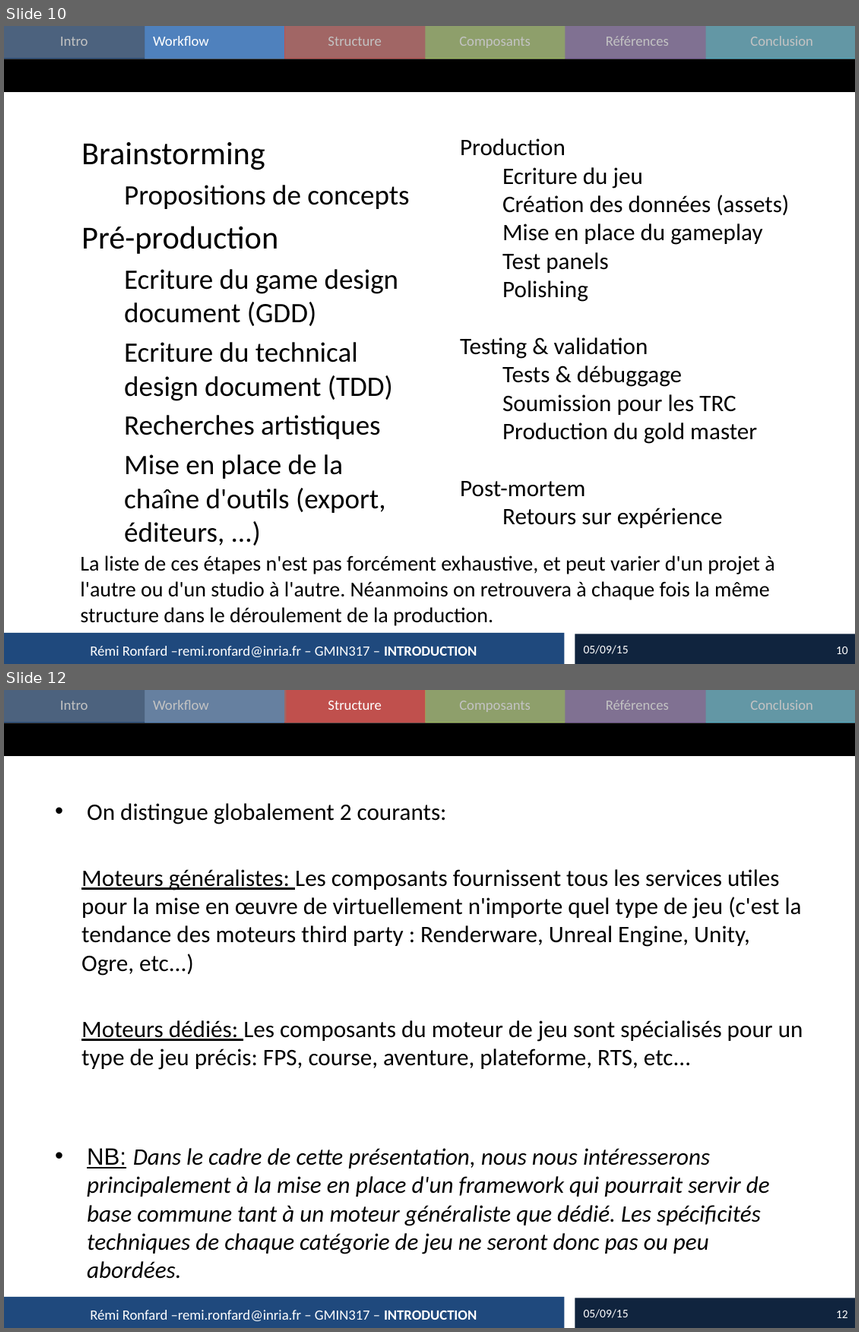
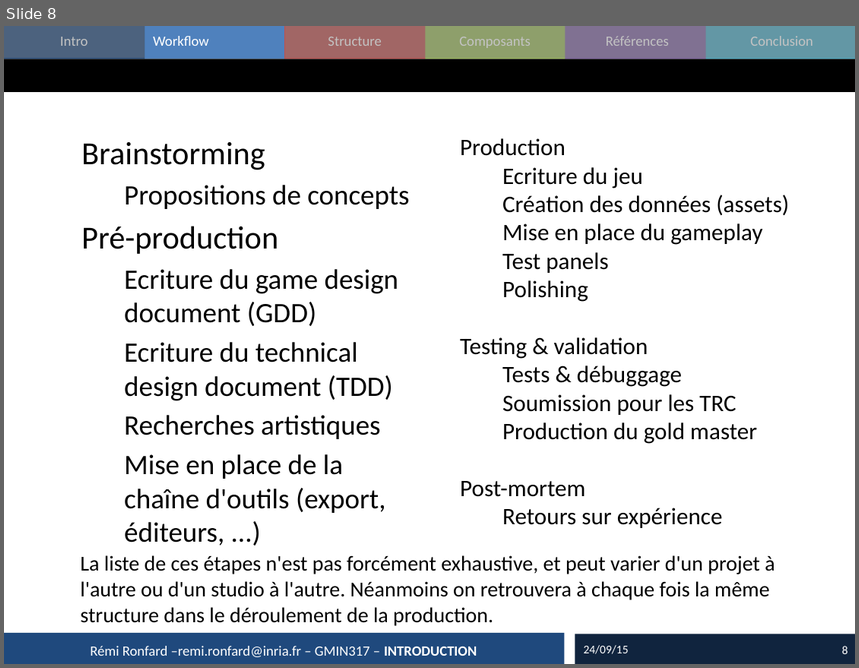
Before and after one commit to imagina-gmin317/imagina-gmin317-2015, a slide deck: cours/2015_02_GameEngine.pptx. Shown one above the other, each under a label of ours: slides 10 and 12 before the commit, slide 8 after it; the slides between them are not shown. The pictures are 859x1332 and 859x668 pixels, drawn with LibreOffice and Linux fonts; fonts in the diff are those of the drawing. Boxes give left, top, right and bottom in pixels: in the first picture for what was removed or moved away, otherwise in the second. Text is boxed around its words. In the diff, an @@ line names an element or a change of style, - is before the commit and + after.

Commit message:
Mise a jour cours et TP 3 et 4

```diff
--- a/cours/2015_02_GameEngine.pptx
+++ b/cours/2015_02_GameEngine.pptx
@@ slide 12 removed at (4,690,855,1328), background #FFFFFF; not listed: 15 template elements that a slide beside it also shows @@
@@ rectangle removed at (4,690,287,723) @@
@@ rectangle removed at (427,690,855,723) @@
@@ text removed at (82,803,804,1255) @@
-• On distingue globalement 2 courants:
-• Moteurs généralistes: Les composants fournissent tous les services utiles pour la mise en œuvre de virtuellement n'importe quel type de jeu (c'est la tendance des moteurs third party : Renderware, Unreal Engine, Unity, Ogre, etc...)
-• Moteurs dédiés: Les composants du moteur de jeu sont spécialisés pour un type de jeu précis: FPS, course, aventure, plateforme, RTS, etc...
-• NB: Dans le cadre de cette présentation, nous nous intéresserons principalement à la mise en place d'un framework qui pourrait servir de base commune tant à un moteur généraliste que dédié. Les spécificités techniques de chaque catégorie de jeu ne seront donc pas ou peu abordées.
@@ text removed at (90,1310,477,1322) @@
-Rémi Ronfard –remi.ronfard@inria.fr – GMIN317 – INTRODUCTION
@@ text removed at (584,1309,629,1319) @@
-05/09/15
@@ page number removed at (836,1311,848,1319) @@
-12
@@ what was slide 10 is now slide 8 @@
@@ slide 8 changed as well @@
@@ text at (584,645,629,655): text changed @@
-05/09/15
+24/09/15
@@ page number at (842,646,848,655): text changed @@
-10
+8
```
Also in this commit, not shown: 45 other slides changed, 3 other slides removed, 25 other files.
